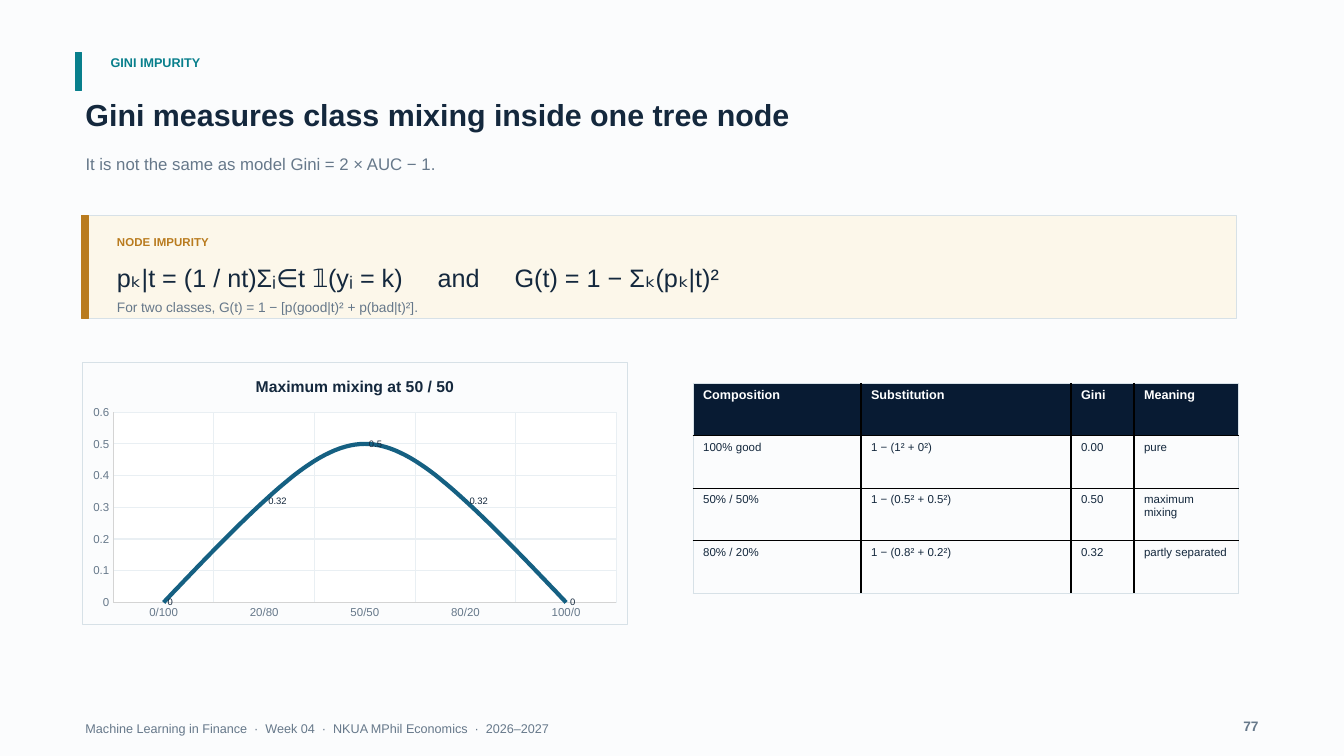
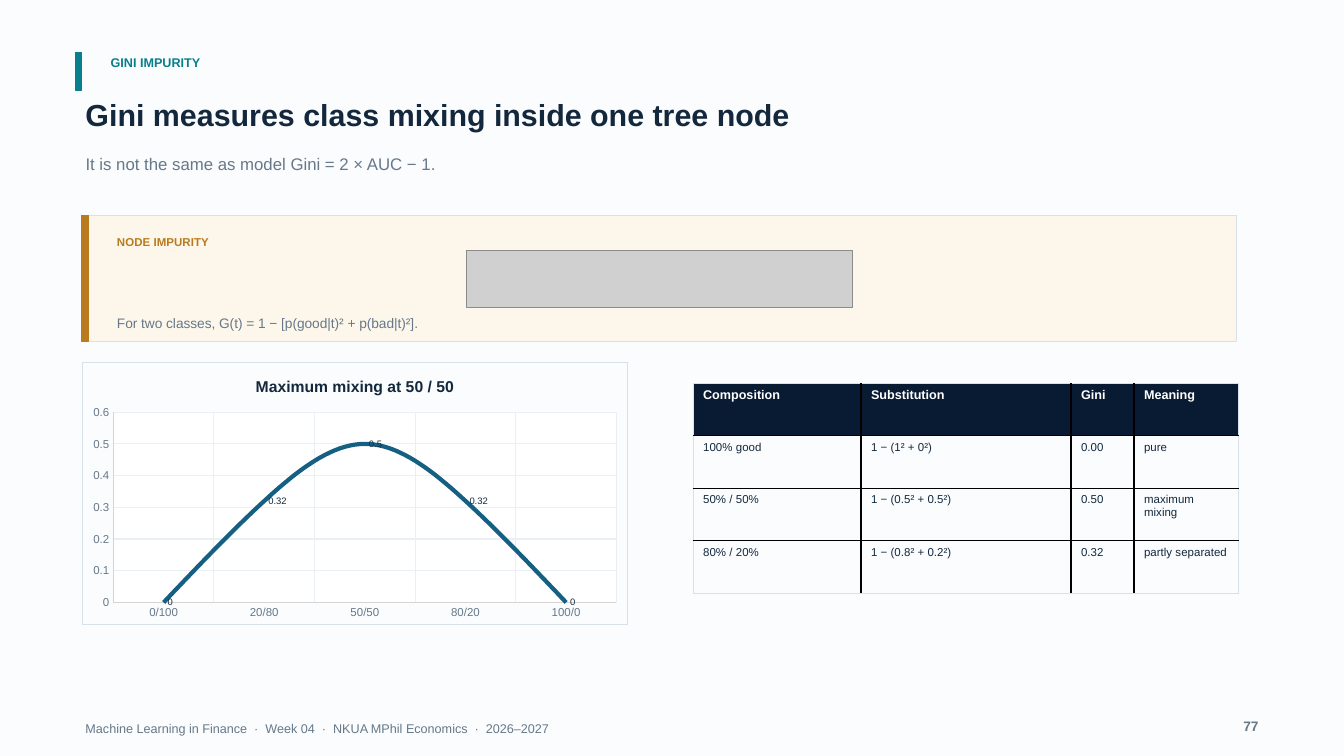
Before and after one commit to fkottas/Teaching-Courses, a slide deck: slide 77 of Machine Learning in Finance/2026-2027/lectures/week-04/slides/Lecture_04_Feature_Engineering_for_Financial_Data_2026-2027.pptx. Drawn at 1344x756 pixels with LibreOffice and Linux fonts; fonts in the diff are those of the drawing; grey boxes stand for pictures. Boxes give left, top, right and bottom in pixels: in the first picture for what was removed or moved away, otherwise in the second. Text is boxed around its words. In the diff, an @@ line names an element or a change of style, - is before the commit and + after.

```diff
--- a/Machine Learning in Finance/2026-2027/lectures/week-04/slides/Lecture_04_Feature_Engineering_for_Financial_Data_2026-2027.pptx
+++ b/Machine Learning in Finance/2026-2027/lectures/week-04/slides/Lecture_04_Feature_Engineering_for_Financial_Data_2026-2027.pptx
@@ rectangle: place and size @@
-rectangle at (82, 216, 1237, 319)
+rectangle at (82, 216, 1237, 342)
@@ rectangle: place and size @@
-rectangle at (82, 216, 88, 319)
+rectangle at (82, 216, 88, 342)
@@ text removed at (142, 268, 719, 293) @@
-pₖ|t = (1 / nt)Σᵢ∈t 𝟙(yᵢ = k) and G(t) = 1 − Σₖ(pₖ|t)²
@@ picture added at (467, 251, 853, 308) @@
@@ text "For two classes, G(t) = ...": place and size @@
-text "For two classes, G(t) = ..." at (117, 302, 418, 315)
+text "For two classes, G(t) = ..." at (117, 318, 418, 331)
```
Also in this commit, not shown: 37 other slides changed, 3 other files.
